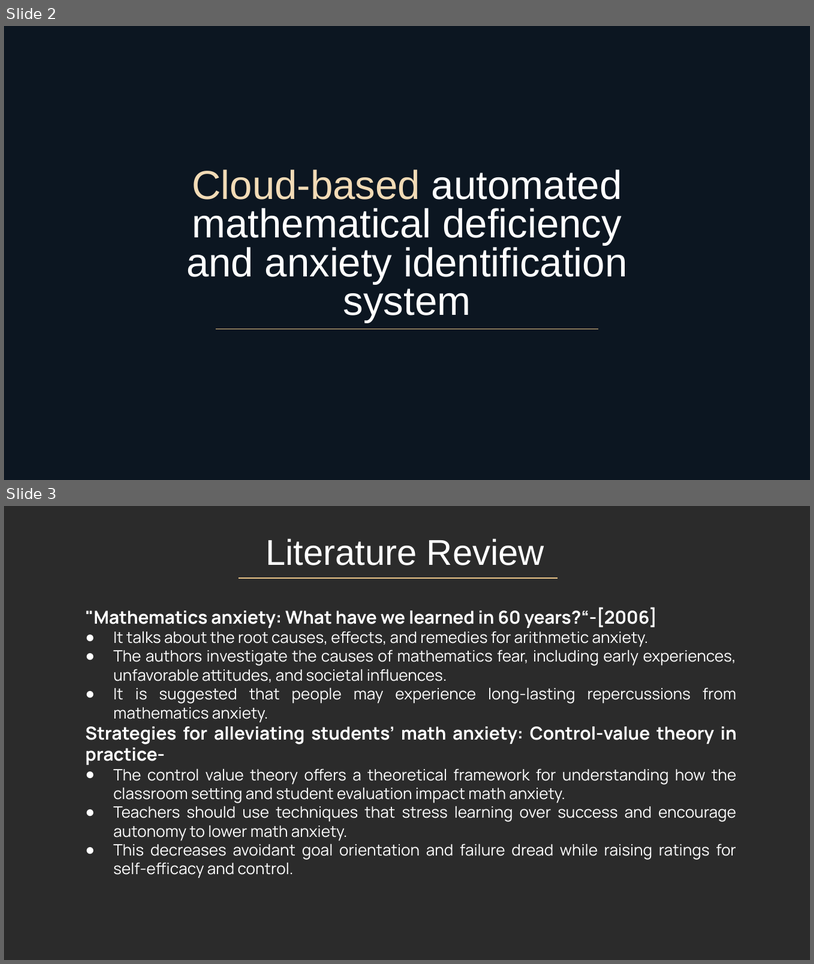
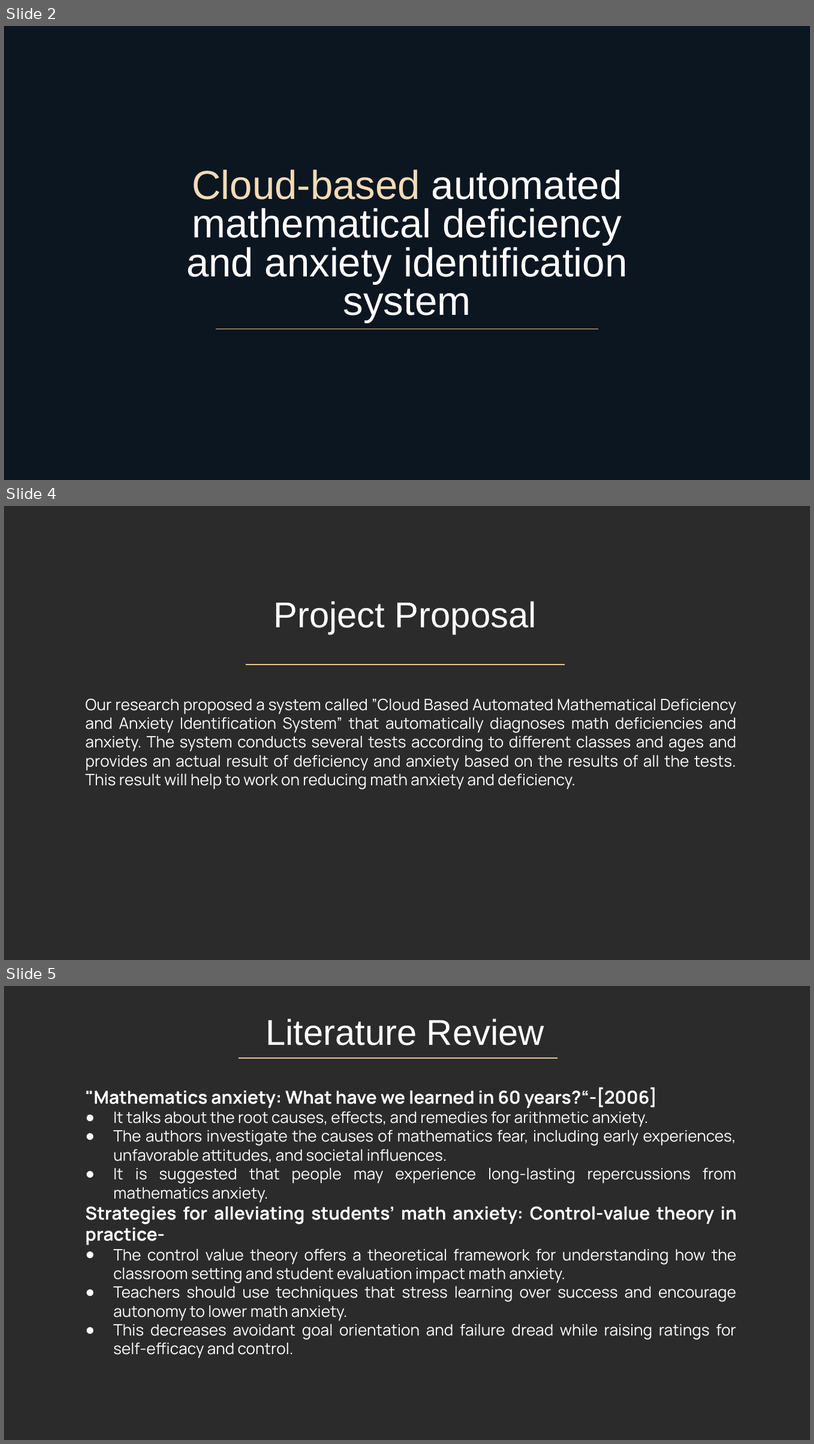
Before and after one commit to JinnatAra332/slides, a slide deck: SA.pptx. Shown one above the other, each under a label of ours: slides 2 and 3 before the commit, slides 2, 4 and 5 after it; the slides between them are not shown. The pictures are 814x964 and 814x1444 pixels, drawn with LibreOffice and Linux fonts; fonts in the diff are those of the drawing; background and template pictures are left out; a plain dark background stands for a picture behind light text. Boxes give left, top, right and bottom in pixels: in the first picture for what was removed or moved away, otherwise in the second. Text is boxed around its words. In the diff, an @@ line names an element or a change of style, - is before the commit and + after.

```diff
--- a/SA.pptx
+++ b/SA.pptx
@@ slide 4 added at <box>4,506,810,960</box>, background picture (left out) @@
@@ title added at <box>273,601,537,634</box>, 32 pt, text #FFFFFF @@
+Project Proposal
@@ line added from (246, 664) to (565, 664), #EAC488 0.75 pt @@
@@ text added at <box>86,698,737,789</box>, 14 pt, text #FFFFFF @@
+Our research proposed a system called ”Cloud Based Automated Mathematical Deficiency and Anxiety Identification System” that automatically diagnoses math deficiencies and anxiety. The system conducts several tests according to different classes and ages and provides an actual result of deficiency and anxiety based on the results of all the tests. This result will help to work on reducing math anxiety and deficiency.
@@ what was slide 3 is now slide 5 @@
```
Also in this commit, not shown: 1 other slide added.
